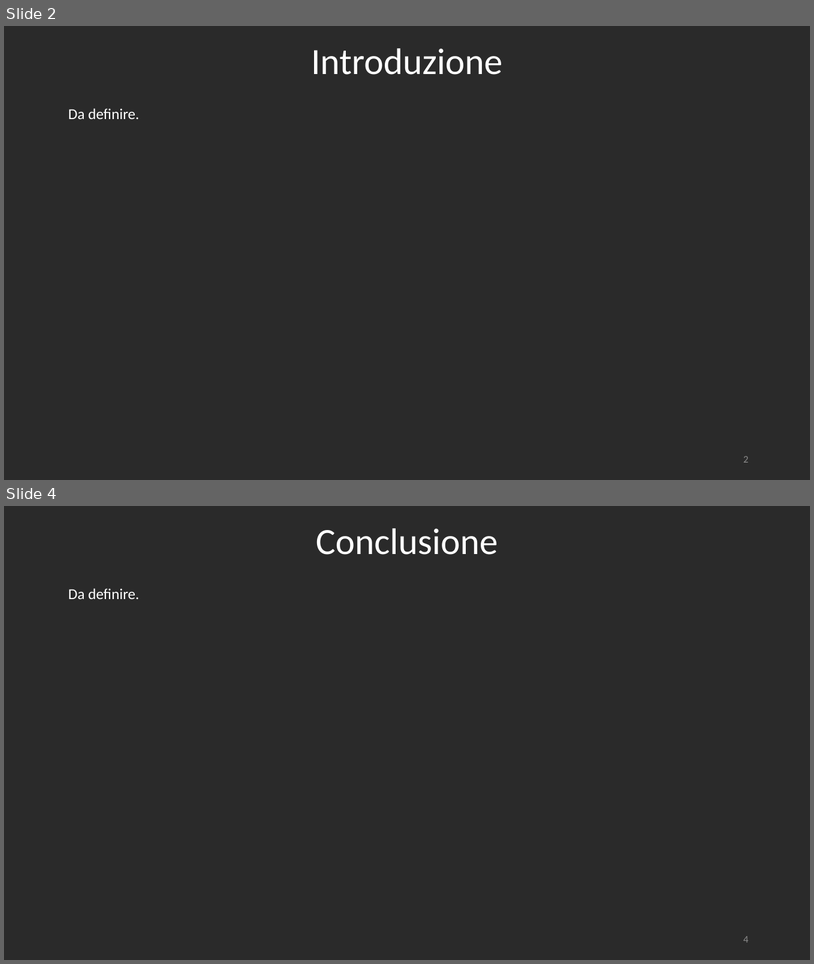
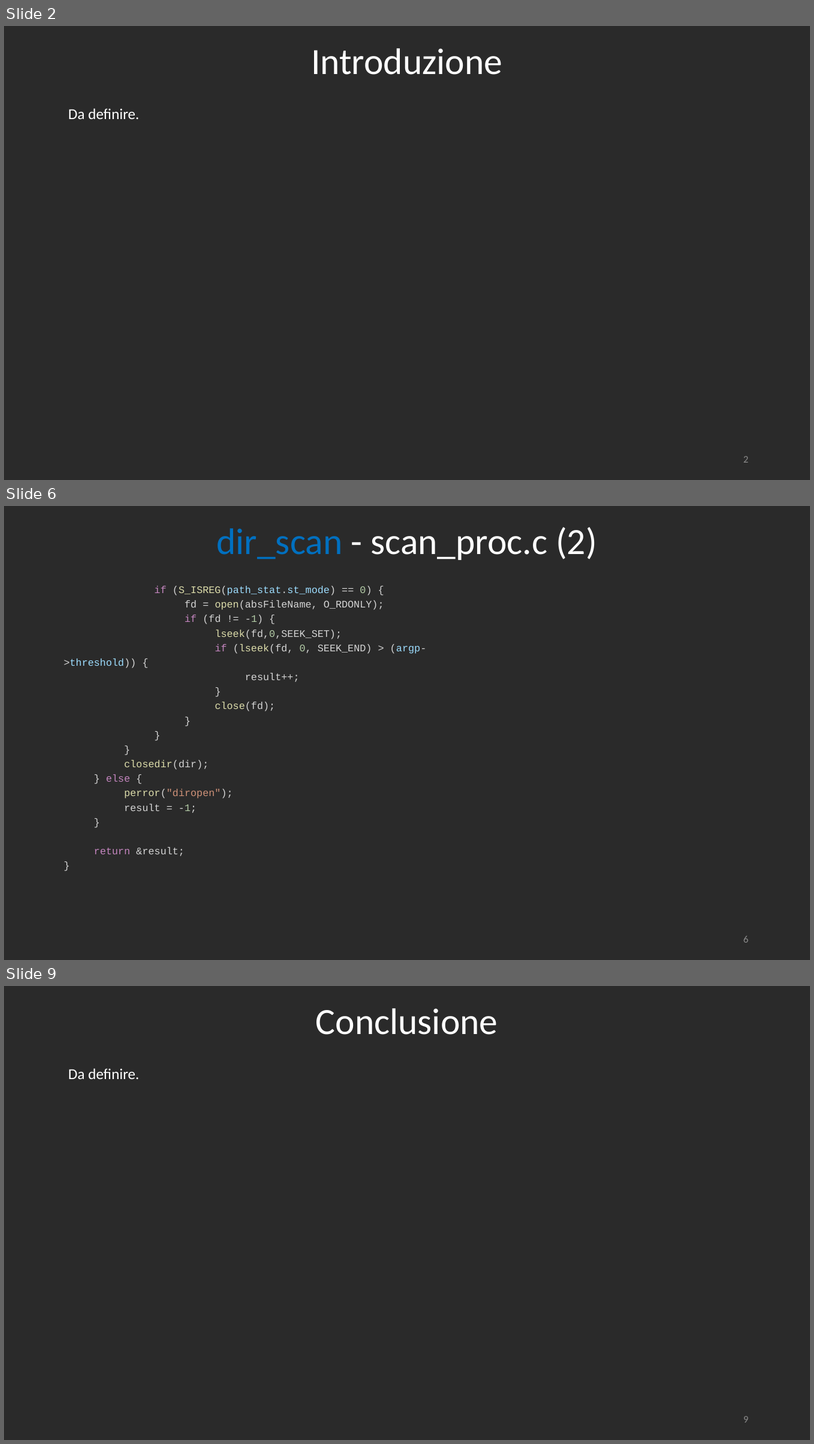
Before and after one commit to RetiCalc-Unibo/progetto8, a slide deck: Presentazione.pptx. Shown one above the other, each under a label of ours: slides 2 and 4 before the commit, slides 2, 6 and 9 after it; the slides between them are not shown. The pictures are 814x964 and 814x1444 pixels, drawn with LibreOffice and Linux fonts; fonts in the diff are those of the drawing. Boxes give left, top, right and bottom in pixels: in the first picture for what was removed or moved away, otherwise in the second. Text is boxed around its words. In the diff, an @@ line names an element or a change of style, - is before the commit and + after.

```diff
--- a/Presentazione.pptx
+++ b/Presentazione.pptx
@@ slide 6 added at <box>4,506,810,960</box>, background #2A2A2A @@
@@ title added at <box>216,527,597,560</box>, 44 pt, text #FFFFFF @@
+dir_scan - scan_proc.c (2)
@@ text added at <box>64,586,427,856</box>, 12 pt, text #D4D4D4 @@
+if (S_ISREG(path_stat.st_mode) == 0) {
+fd = open(absFileName, O_RDONLY);
+if (fd != -1) {
+lseek(fd,0,SEEK_SET);
+if (lseek(fd, 0, SEEK_END) > (argp->threshold)) {
+result++;
+}
+close(fd);
+}
+}
+}
+closedir(dir);
+} else {
+perror("diropen");
+result = -1;
+}
+return &result;
+}
@@ page number added at <box>744,936,749,942</box>, 12 pt, text #8C8C8C @@
+6
@@ what was slide 4 is now slide 9 @@
@@ page number at <box>744,1416,749,1422</box>: text changed @@
-4
+9
```
Also in this commit, not shown: 5 other slides added, 1 slide removed, 1 other file.
